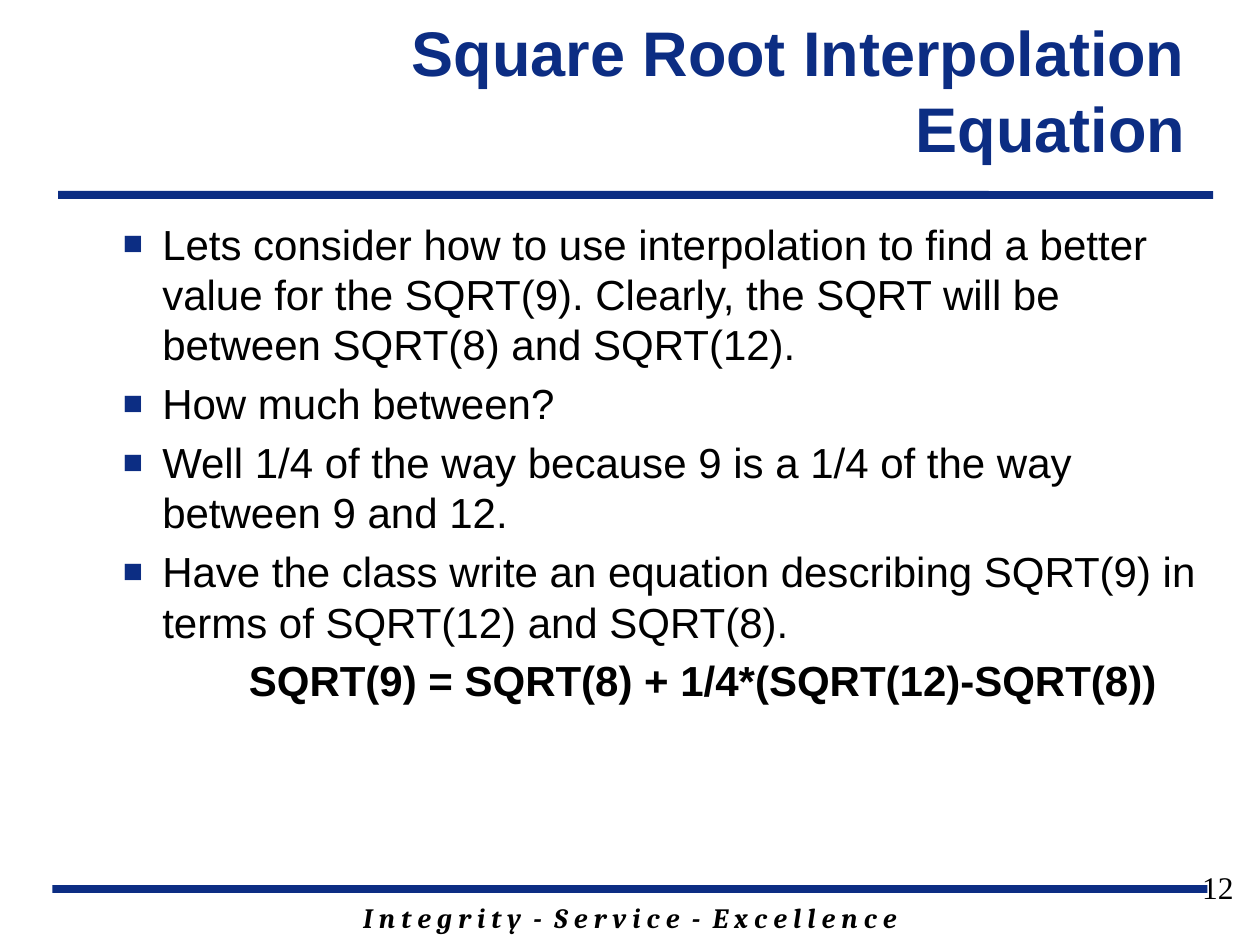
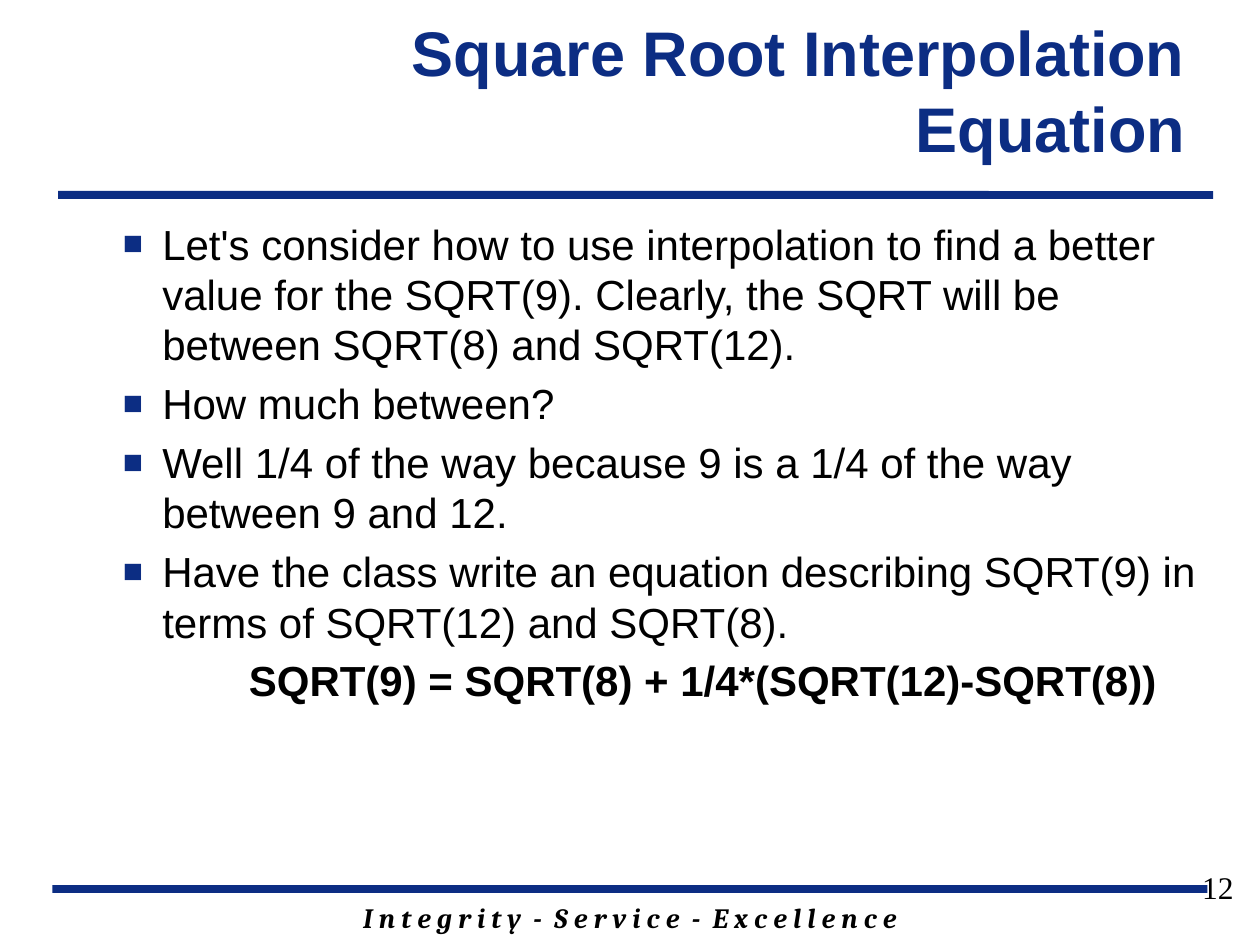
Before and after one commit to jfalkinburg/ECE383_web, a slide deck: slide 12 of lecture/slides/ECE_383_Lec24.pptx. Drawn at 1260x945 pixels with LibreOffice and Linux fonts; fonts in the diff are those of the drawing; background and template pictures are left out. Boxes give left, top, right and bottom in pixels: in the first picture for what was removed or moved away, otherwise in the second. Text is boxed around its words. In the diff, an @@ line names an element or a change of style, - is before the commit and + after.

```diff
--- a/lecture/slides/ECE_383_Lec24.pptx
+++ b/lecture/slides/ECE_383_Lec24.pptx
@@ text at (162, 229, 1155, 369): text changed @@
-■ Lets consider how to use interpolation to find a better value for the SQRT(9). Clearly, the SQRT will be between SQRT(8) and SQRT(12).
+■ Let's consider how to use interpolation to find a better value for the SQRT(9). Clearly, the SQRT will be between SQRT(8) and SQRT(12).
```
Also in this commit, not shown: 4 other slides changed, 4 other files.
